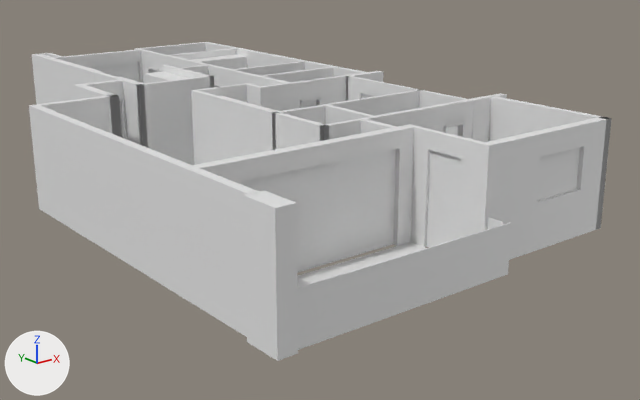
Before and after pictures for a commit that changed the glTF model site/assets/planta-final01.glb.
Rendered twice from a 50 mm camera at (-7.55, -29.05, 6.77) aimed at (6.71, -11.23, -0.36). Arrows for +X, +Y and +Z are at lower left; the lights stay in place. The first picture is the older version. Where no turn or scale is listed for an object, it has been applied to the vertices.

The first picture shows 'Wall__Parede_closet_hall', 'Wall__Parede_externa_cozinha', 'Wall__Parede_externa_cozinha#1', 'Wall__Parede_externa_cozinha#4', 'Wall__Parede_externa_sala#1', 'Wall__Parede_sala_cozinha#3', 'Wall__Parede_sala_suíte_1', 'Wall__Parede_sala_varanda', 'Wall__Parede_serviço_cozinha', 'Wall__Pilar', 'Wall__Porta_de_vidro_entre_sala_e_varanda', 'Window__Guarda-corpo#3', 'Window__Vidro_Parede_varanda_cozinha', 'Window__Vidro_Porta_de_vidro_entre_sala_e_varanda' and 69 more.
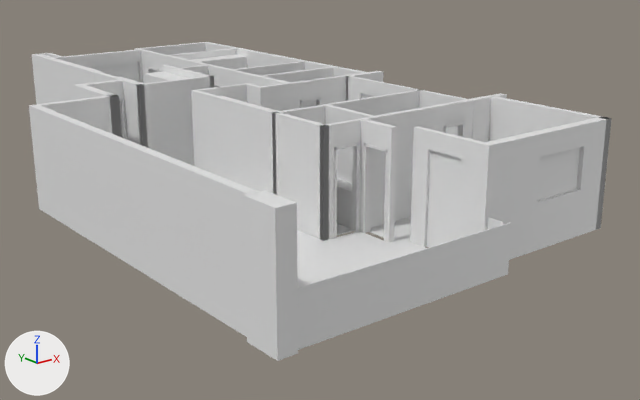
Commit message: Planta: varanda integrada à sala

What changed in the scene script:
```text
Add me_floor__sala_3:
    me_floor__sala_3.from_pydata(...)  # a box spanning x 0.31..5.37, y -15.81..-15.54, z -0.02..0.0
Remove ob_wall__parede_sala_cozinha_3:
    ob_wall__parede_sala_cozinha_3 = bpy.data.objects.new('Wall__Parede_sala_cozinha#3', me_wall__parede_sala_cozinha_3)
    ob_wall__parede_sala_cozinha_3.location = (0.0, 0.0, 0.0)
Remove ob_wall__parede_sala_varanda:
    ob_wall__parede_sala_varanda = bpy.data.objects.new('Wall__Parede_sala_varanda', me_wall__parede_sala_varanda)
    ob_wall__parede_sala_varanda.location = (0.0, 0.0, 0.0)
Remove ob_wall__porta_de_vidro_entre_sala_e_varanda:
    ob_wall__porta_de_vidro_entre_sala_e_varanda = bpy.data.objects.new('Wall__Porta_de_vidro_entre_sala_e_varanda', me_wall__porta_de_vidro_entre_sala_e_varanda)
    ob_wall__porta_de_vidro_entre_sala_e_varanda.location = (0.0, 0.0, 0.0)
Remove ob_window__vidro_porta_de_vidro_entre_sala_e_varanda:
    ob_window__vidro_porta_de_vidro_entre_sala_e_varanda = bpy.data.objects.new('Window__Vidro_Porta_de_vidro_entre_sala_e_varanda', me_window__vidro_porta_de_vidro_entre_sala_e_varanda)
    ob_window__vidro_porta_de_vidro_entre_sala_e_varanda.location = (0.0, 0.0, 0.0)
Add ob_floor__sala_3:
    ob_floor__sala_3 = bpy.data.objects.new('Floor__Sala#3', me_floor__sala_3)
    ob_floor__sala_3.location = (0.0, 0.0, 0.0)
```

What differs and where, as boxes [x1, y1, x2, y2] in the pictures (640 x 400 px):
'Window__Vidro_Porta_de_vidro_entre_sala_e_varanda', deleted: before [242, 149, 396, 273]
'Wall__Porta_de_vidro_entre_sala_e_varanda', deleted: before [234, 128, 400, 181]
'Wall__Parede_sala_cozinha#3', deleted: before [393, 124, 418, 246]
'Wall__Parede_sala_varanda', deleted: before [193, 157, 242, 185]
'Floor__Sala#3', added: after [297, 241, 402, 276]
'Wall__Parede_serviço_cozinha', unchanged, uncovered by the edit: before [376, 104, 445, 132]; after [376, 104, 445, 226]
